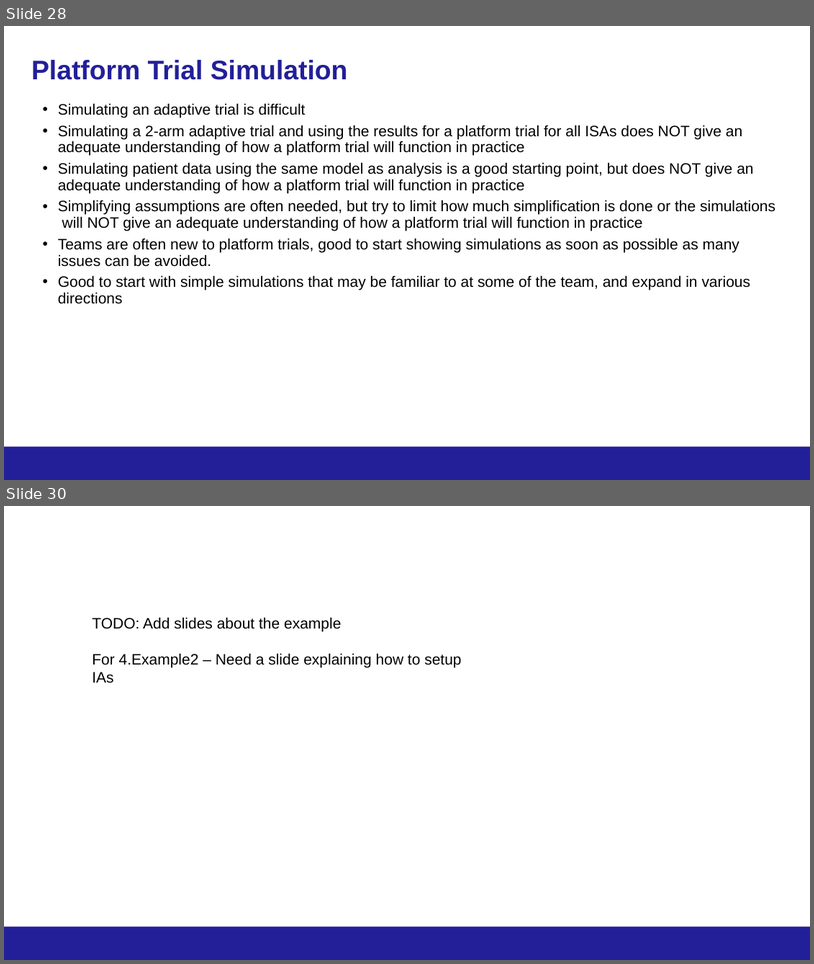
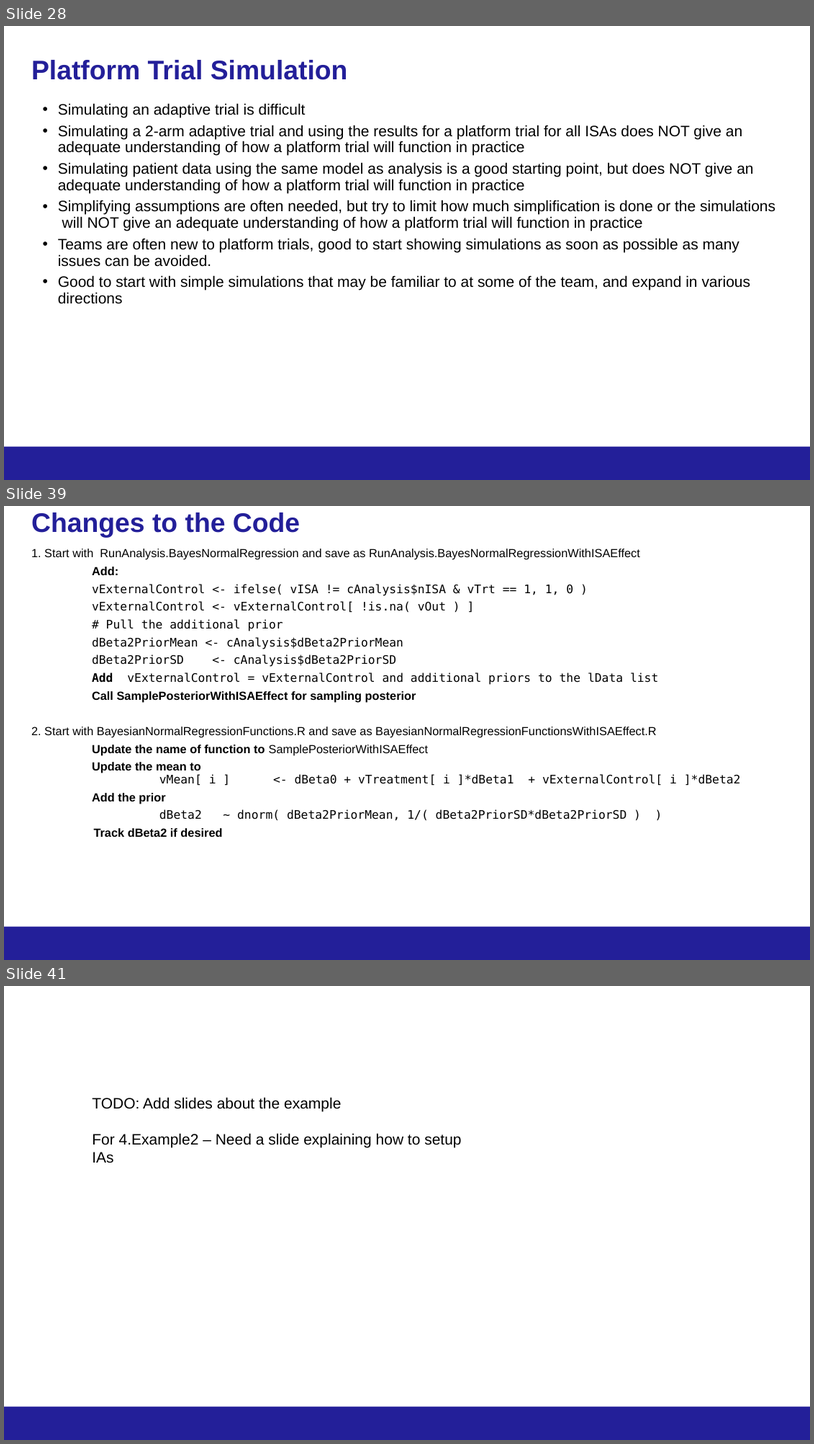
Before and after one commit to kwathen/BayesPharma2024-OCTOPUS, a slide deck: CourseMaterial/Wathen-Bayes2024ForDistribution.pptx. Shown one above the other, each under a label of ours: slides 28 and 30 before the commit, slides 28, 39 and 41 after it; the slides between them are not shown. The pictures are 814x964 and 814x1444 pixels, drawn with LibreOffice and Linux fonts; fonts in the diff are those of the drawing; background and template pictures are left out. Boxes give left, top, right and bottom in pixels: in the first picture for what was removed or moved away, otherwise in the second. Text is boxed around its words. In the diff, an @@ line names an element or a change of style, - is before the commit and + after.

```diff
--- a/CourseMaterial/Wathen-Bayes2024ForDistribution.pptx
+++ b/CourseMaterial/Wathen-Bayes2024ForDistribution.pptx
@@ slide 39 added at [4, 506, 810, 960], background #FFFFFF; not listed: 1 template element that a slide beside it also shows @@
@@ title added at [31, 512, 300, 538], 32 pt, text #231F99, bold @@
+Changes to the Code
@@ text added at [31, 548, 741, 836], 14 pt, text #000000 @@
+1. Start with RunAnalysis.BayesNormalRegression and save as RunAnalysis.BayesNormalRegressionWithISAEffect
+Add:
+vExternalControl <- ifelse( vISA != cAnalysis$nISA & vTrt == 1, 1, 0 )
+vExternalControl <- vExternalControl[ !is.na( vOut ) ]
+# Pull the additional prior
+dBeta2PriorMean <- cAnalysis$dBeta2PriorMean
+dBeta2PriorSD <- cAnalysis$dBeta2PriorSD
+Add vExternalControl = vExternalControl and additional priors to the lData list
+Call SamplePosteriorWithISAEffect for sampling posterior
+2. Start with BayesianNormalRegressionFunctions.R and save as BayesianNormalRegressionFunctionsWithISAEffect.R
+Update the name of function to SamplePosteriorWithISAEffect
+Update the mean to
+vMean[ i ] <- dBeta0 + vTreatment[ i ]*dBeta1 + vExternalControl[ i ]*dBeta2
+Add the prior
+dBeta2 ~ dnorm( dBeta2PriorMean, 1/( dBeta2PriorSD*dBeta2PriorSD ) )
+Track dBeta2 if desired
@@ page number added at [618, 932, 800, 955], 12 pt, text #231F99 @@
+39
@@ what was slide 30 is now slide 41 @@
```
Also in this commit, not shown: 1 slide changed, 10 other slides added, 52 other files.
